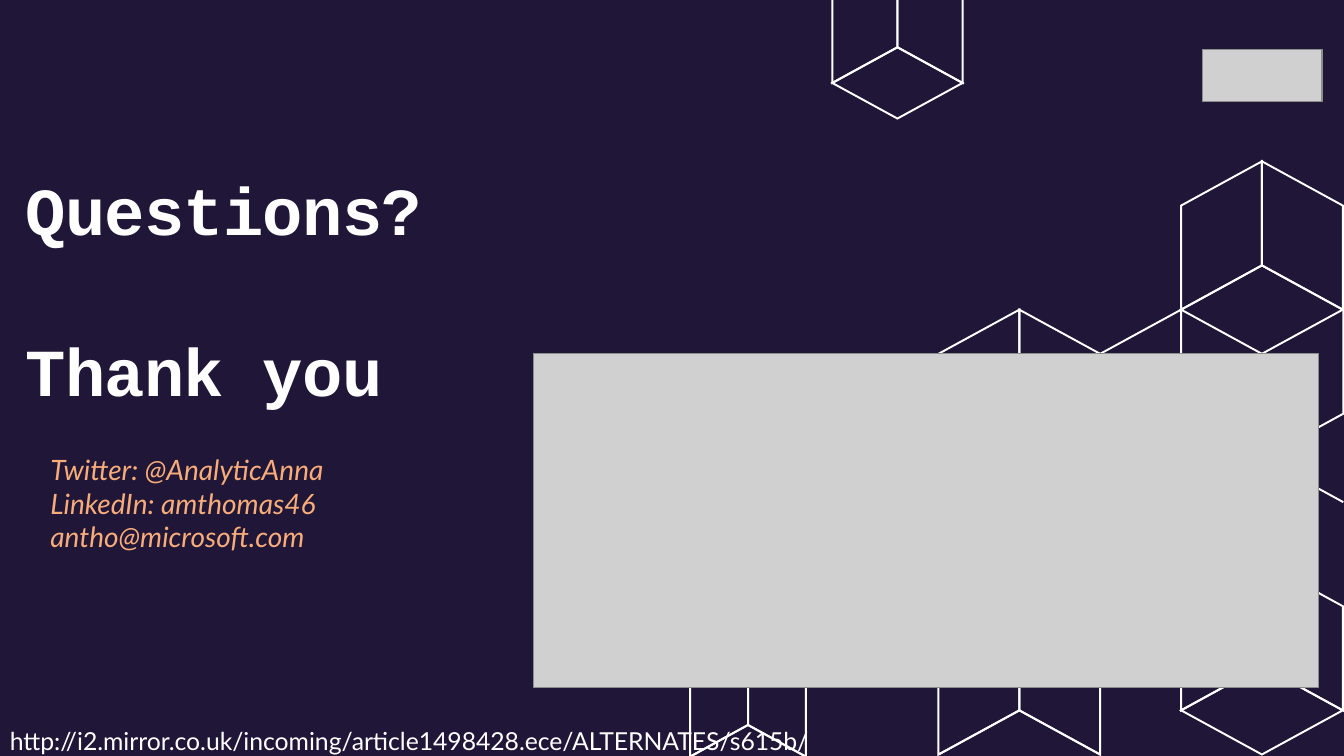
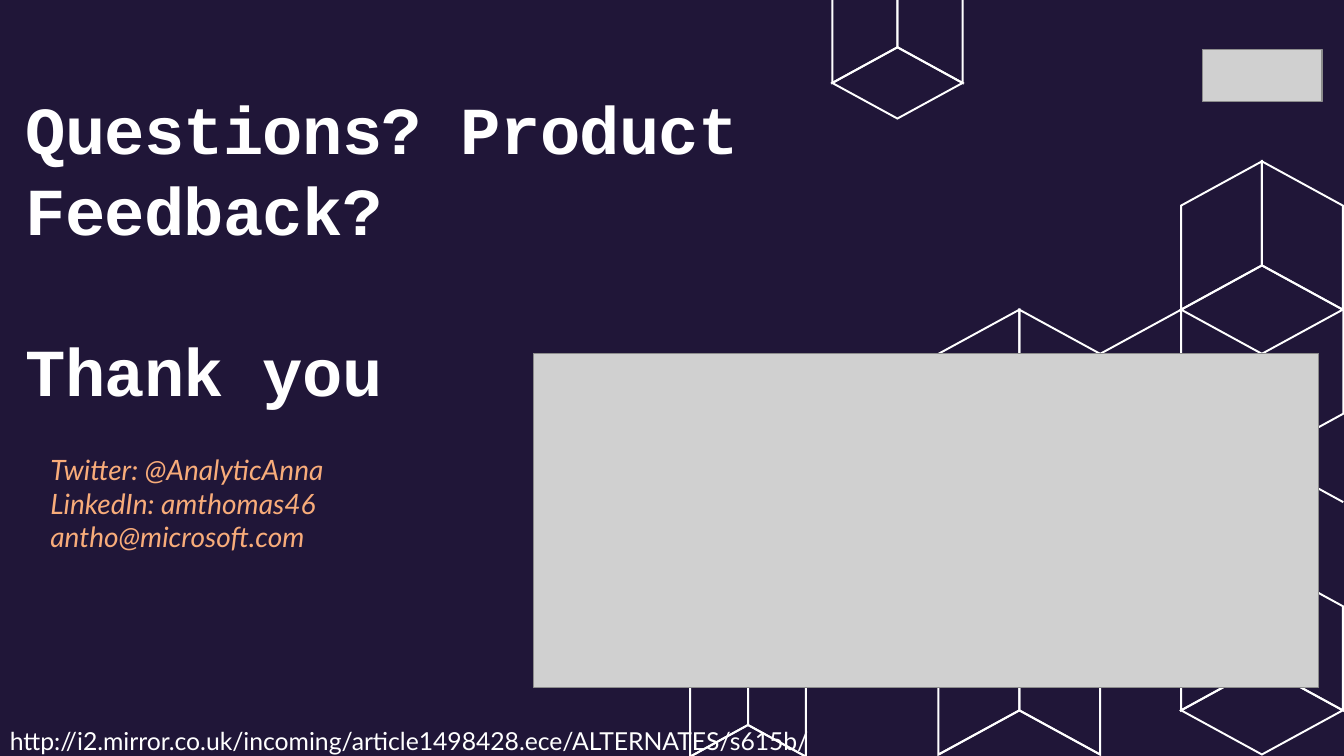
Before and after one commit to amthomas46/SQL, a slide deck: slide 39 of sql-ml/slides/SQL Server ML End-to-End.pptx. Drawn at 1344x756 pixels with LibreOffice and Linux fonts; fonts in the diff are those of the drawing; grey boxes stand for pictures; background and template pictures are left out. Boxes give left, top, right and bottom in pixels: in the first picture for what was removed or moved away, otherwise in the second. Text is boxed around its words. In the diff, an @@ line names an element or a change of style, - is before the commit and + after.

```diff
--- a/sql-ml/slides/SQL Server ML End-to-End.pptx
+++ b/sql-ml/slides/SQL Server ML End-to-End.pptx
@@ title at bbox=[25, 106, 739, 410]: text changed @@
-Questions?
-Thank you
+Questions? Product Feedback?
+Thank you
```
Also in this commit, not shown: 1 other slide changed, 1 other file.
